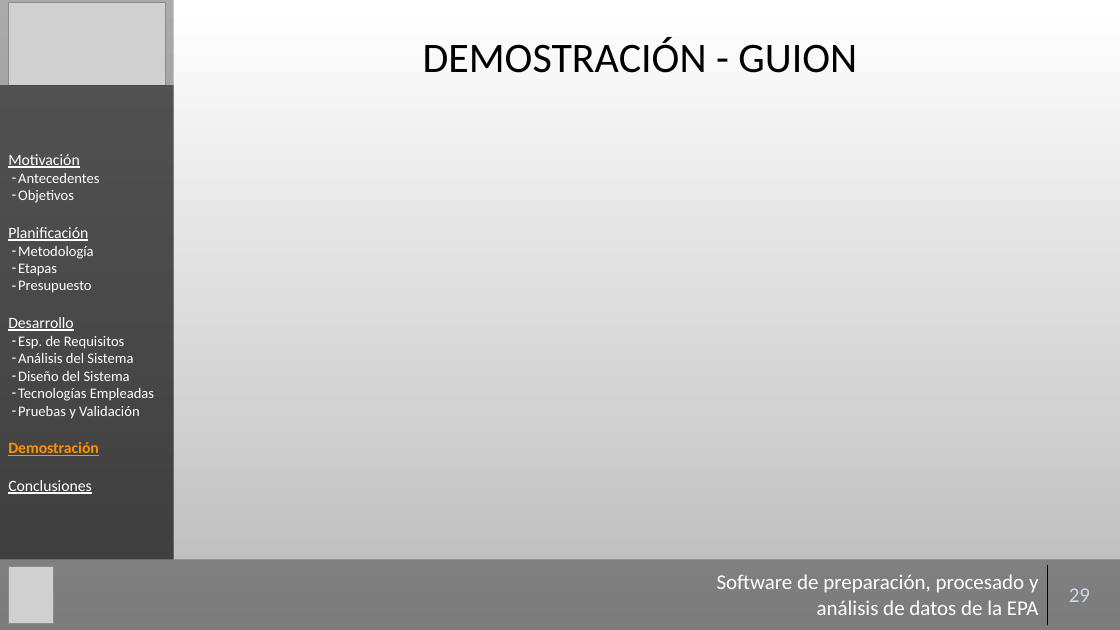
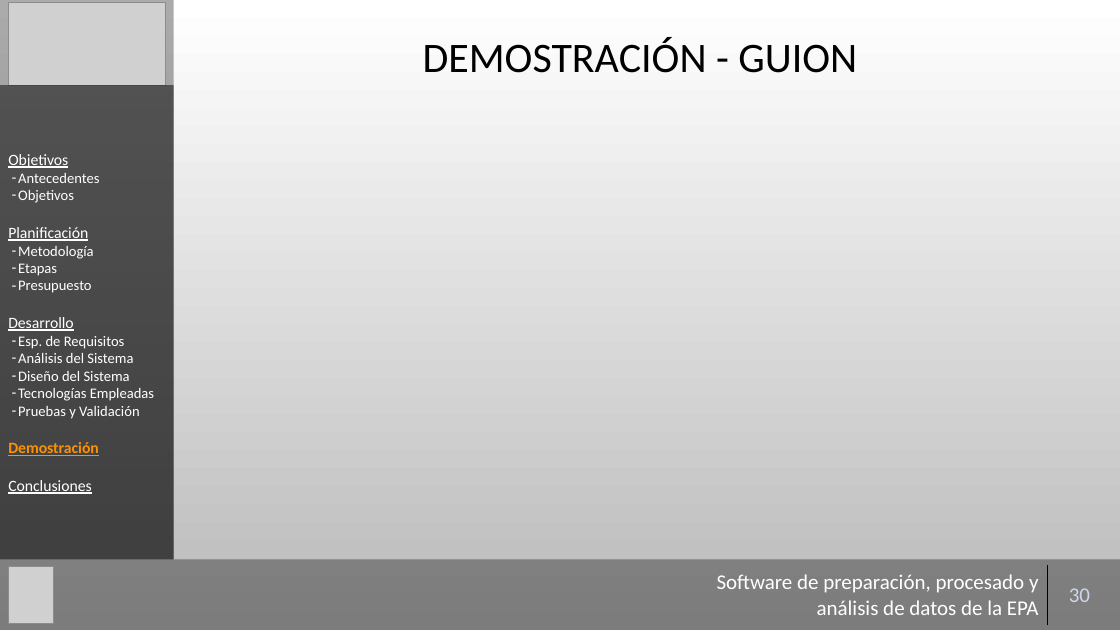
Before and after one commit to Gaulent/epa_explorer, a slide deck: slide 30 of mem/presentacion.pptx (slide 29 before the commit). Drawn at 1120x630 pixels with LibreOffice and Linux fonts; fonts in the diff are those of the drawing; grey boxes stand for pictures; background and template pictures are left out. Boxes give left, top, right and bottom in pixels: in the first picture for what was removed or moved away, otherwise in the second. Text is boxed around its words. In the diff, an @@ line names an element or a change of style, - is before the commit and + after.

```diff
--- a/mem/presentacion.pptx
+++ b/mem/presentacion.pptx
@@ text in rectangle at box(8, 154, 68, 168): text changed @@
-Motivación
+Objetivos
@@ table at box(705, 565, 1112, 624) @@
-row 1, column 2: 29
+row 1, column 2: 30
```
Also in this commit, not shown: 40 other slides changed, 1 slide added.
